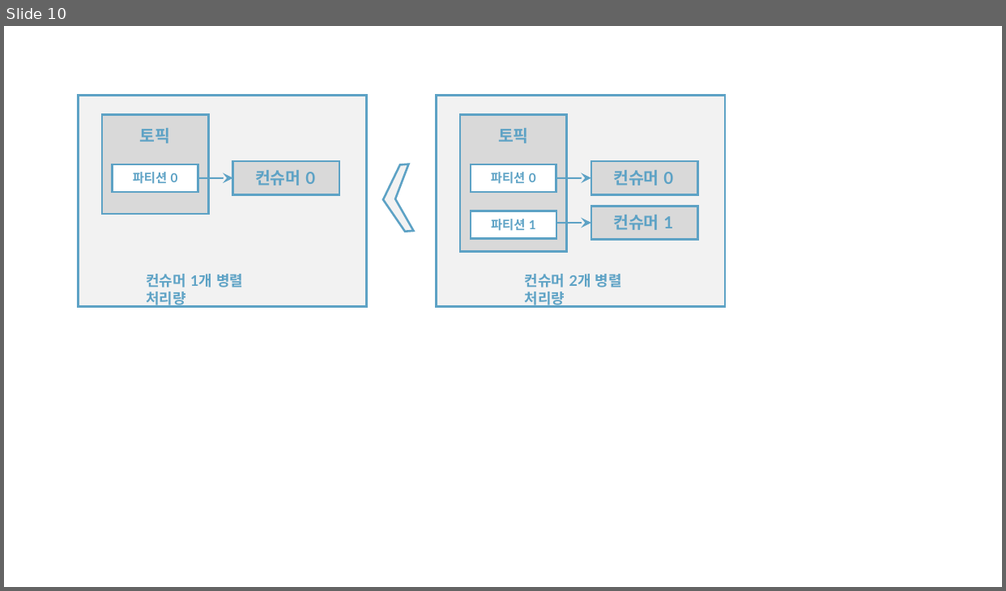
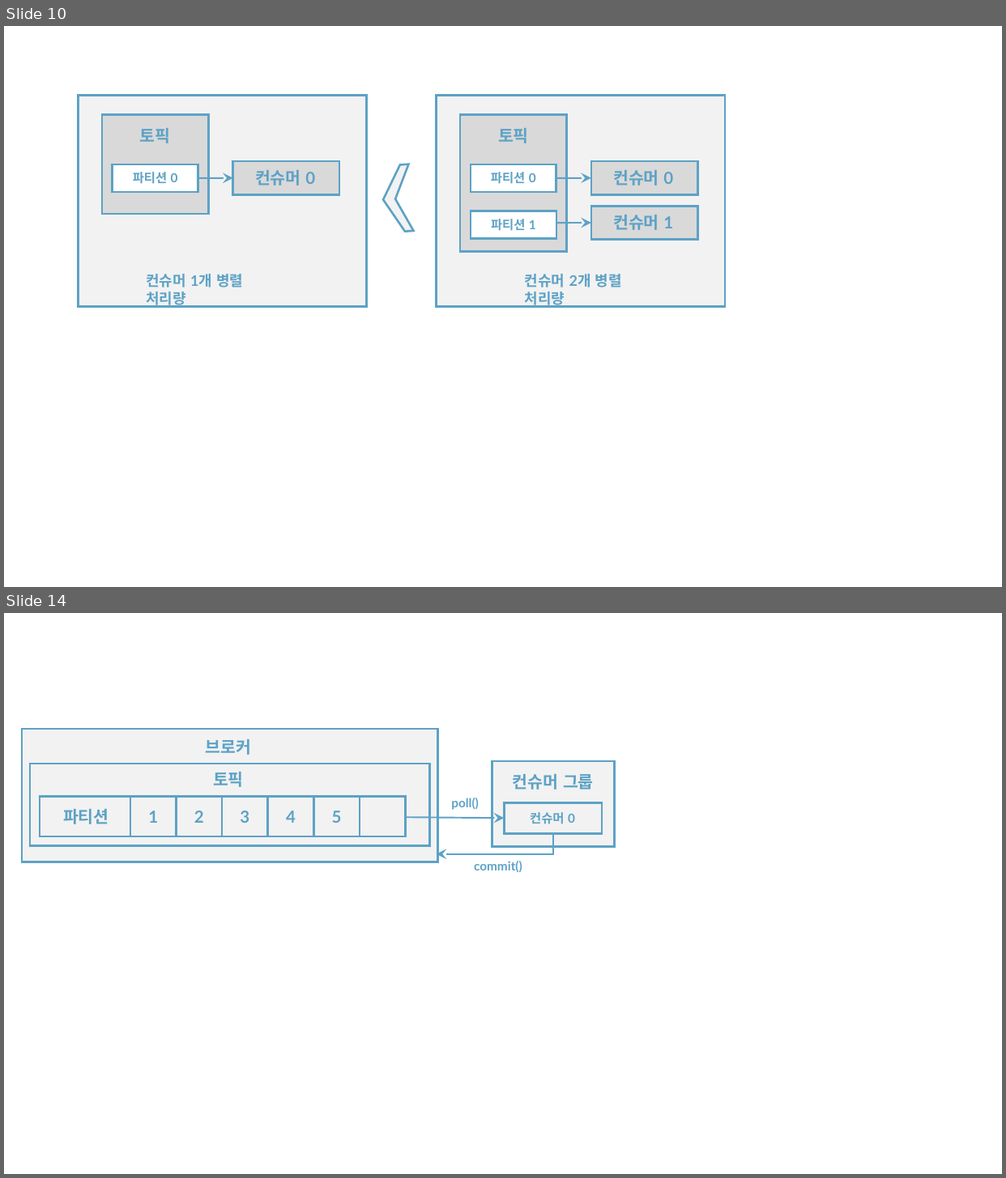
Before and after one commit to rudaks-han/book-summary, a slide deck: 아파치카프카_with자바/ref/프레젠테이션1.pptx. Shown one above the other, each under a label of ours: slide 10 before the commit, slides 10 and 14 after it; the slides between them are not shown. The pictures are 1006x591 and 1006x1178 pixels, drawn with LibreOffice and Linux fonts; fonts in the diff are those of the drawing. Boxes give left, top, right and bottom in pixels: in the first picture for what was removed or moved away, otherwise in the second. Text is boxed around its words. In the diff, an @@ line names an element or a change of style, - is before the commit and + after.

```diff
--- a/아파치카프카_with자바/ref/프레젠테이션1.pptx
+++ b/아파치카프카_with자바/ref/프레젠테이션1.pptx
@@ slide 14 added at [4,613,1002,1174], background #FFFFFF @@
@@ rectangle added at [22,729,438,862], fill #F2F2F2, outline #5DA2C5 2 pt @@
@@ text added at [206,739,252,755], 16 pt, text #5DA2C5, bold @@
+브로커
@@ rectangle added at [30,764,430,845], fill #F2F2F2, outline #5DA2C5 2 pt @@
@@ text added at [213,772,244,787], 16 pt, text #5DA2C5, bold @@
+토픽
@@ rectangle added at [492,761,614,846], fill #F2F2F2, outline #5DA2C5 2 pt @@
@@ text added at [513,774,594,790], 16 pt, text #5DA2C5, bold @@
+컨슈머 그룹
@@ rectangle added at [40,796,130,836], fill #F2F2F2, outline #5DA2C5 2 pt @@
@@ rectangle added at [130,796,177,836], outline #5DA2C5 2 pt @@
@@ rectangle added at [177,796,222,836], outline #5DA2C5 2 pt @@
@@ rectangle added at [222,796,267,836], outline #5DA2C5 2 pt @@
@@ rectangle added at [267,796,313,836], outline #5DA2C5 2 pt @@
@@ rectangle added at [314,796,360,836], outline #5DA2C5 2 pt @@
@@ rectangle added at [360,796,405,836], fill #F2F2F2, outline #5DA2C5 2 pt @@
@@ text added at [451,798,479,810], 12 pt, text #5DA2C5, bold @@
+poll()
@@ rectangle added at [504,803,602,833], outline #5DA2C5 2 pt @@
@@ text added at [63,809,109,824], 16 pt, text #5DA2C5, bold @@
+파티션
@@ text added at [148,811,158,823], 16 pt, text #5DA2C5, bold @@
+1
@@ text added at [194,811,204,823], 16 pt, text #5DA2C5, bold @@
+2
@@ text added at [240,811,249,823], 16 pt, text #5DA2C5, bold @@
+3
@@ text added at [286,811,296,823], 16 pt, text #5DA2C5, bold @@
+4
@@ text added at [332,811,342,823], 16 pt, text #5DA2C5, bold @@
+5
@@ arrow added from (405, 817) to (504, 818), #5DA2C5 1.5 pt @@
@@ text added at [530,812,575,824], 12 pt, text #5DA2C5, bold @@
+컨슈머 0
@@ elbow arrow added from (552, 834) to (437, 854), #5DA2C5 1.5 pt @@
@@ text added at [474,861,522,872], 12 pt, text #5DA2C5, bold @@
+commit()
```
Also in this commit, not shown: 4 other slides added, 15 other files.
